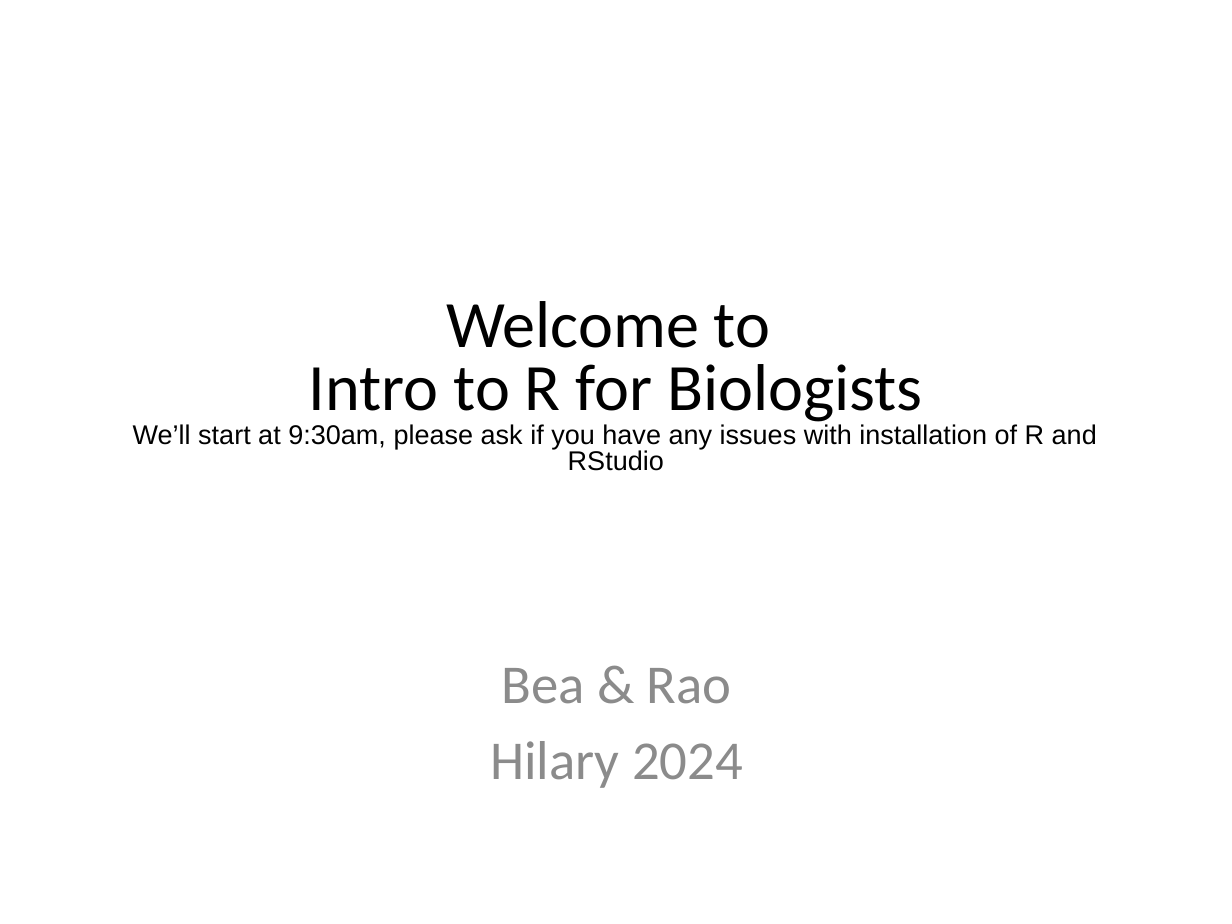
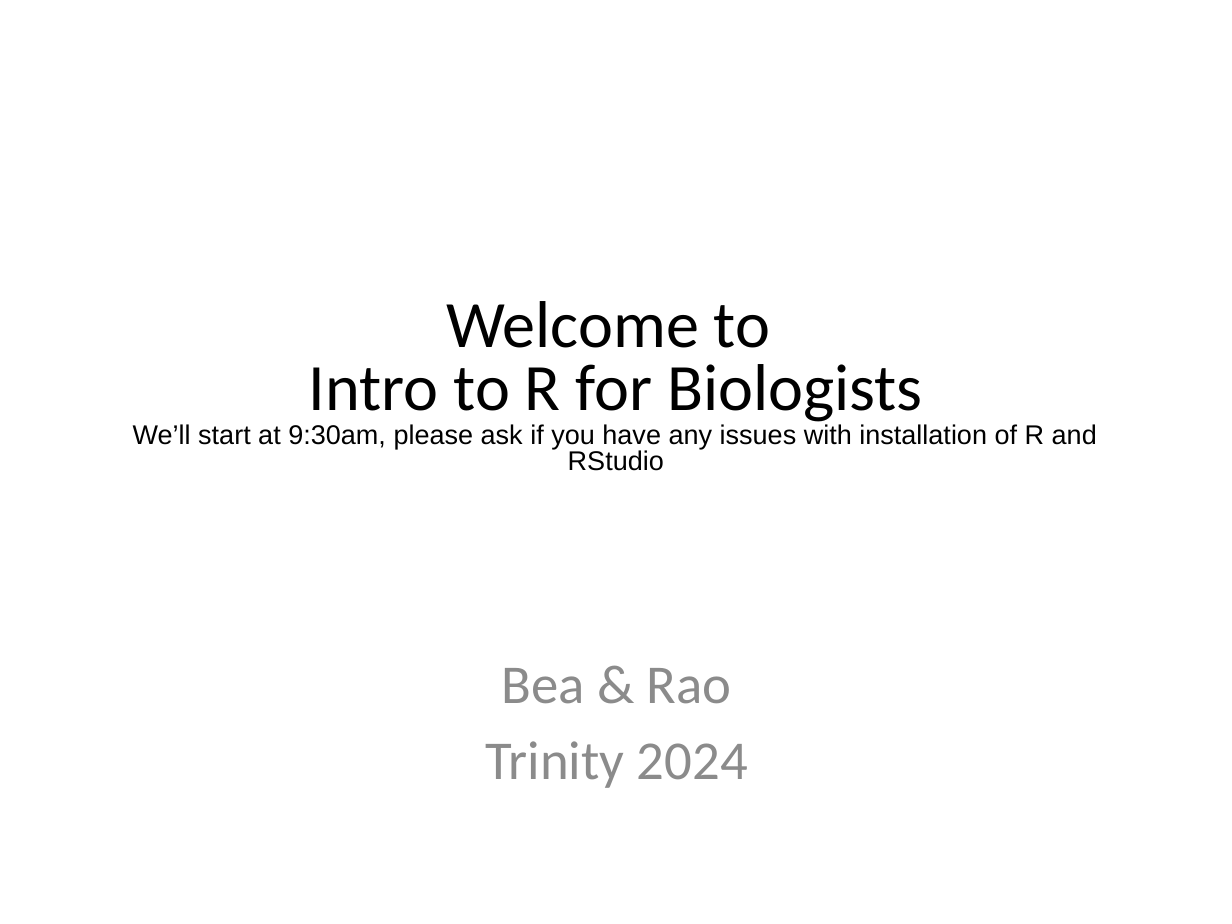
Before and after one commit to sraorao/MSD_R_course_TT2024_2, a slide deck: slide 1 of powerpoint/Session1.pptx. Drawn at 1232x924 pixels with LibreOffice and Linux fonts; fonts in the diff are those of the drawing. Boxes give left, top, right and bottom in pixels: in the first picture for what was removed or moved away, otherwise in the second. Text is boxed around its words. In the diff, an @@ line names an element or a change of style, - is before the commit and + after.

```diff
--- a/powerpoint/Session1.pptx
+++ b/powerpoint/Session1.pptx
@@ text at (x1=485, y1=741, x2=748, y2=788): text changed @@
-Hilary 2024
+Trinity 2024
```
Also in this commit, not shown: 2 other slides changed, 9 other files.
